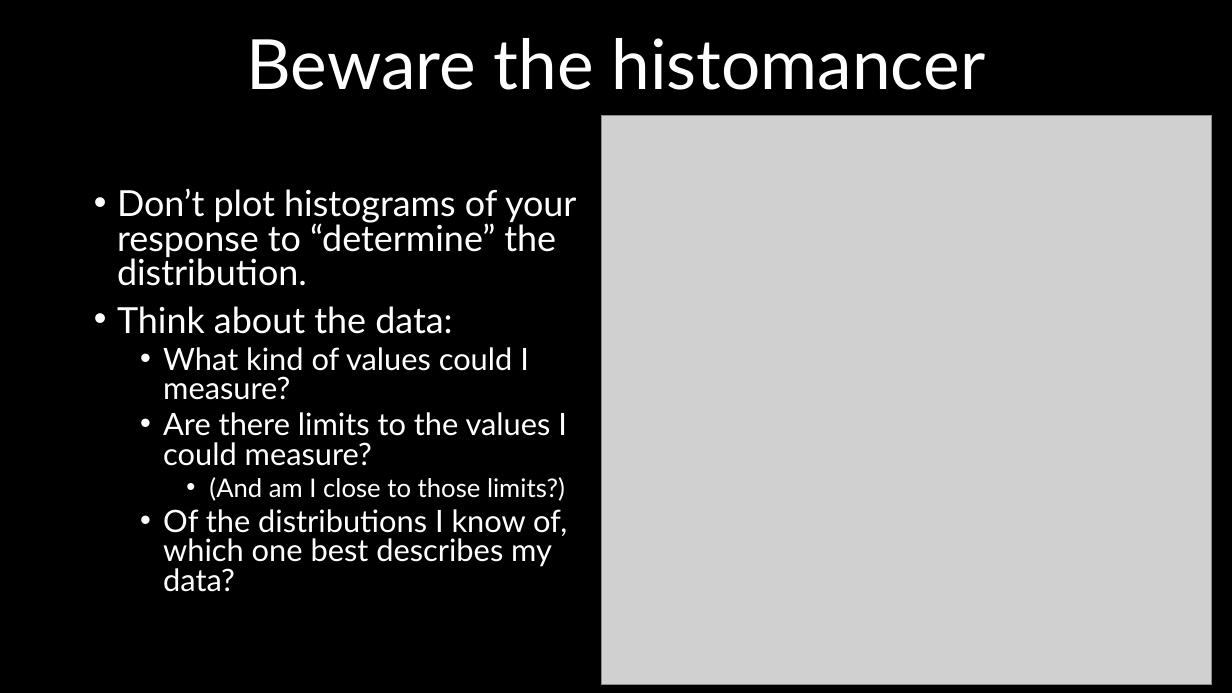
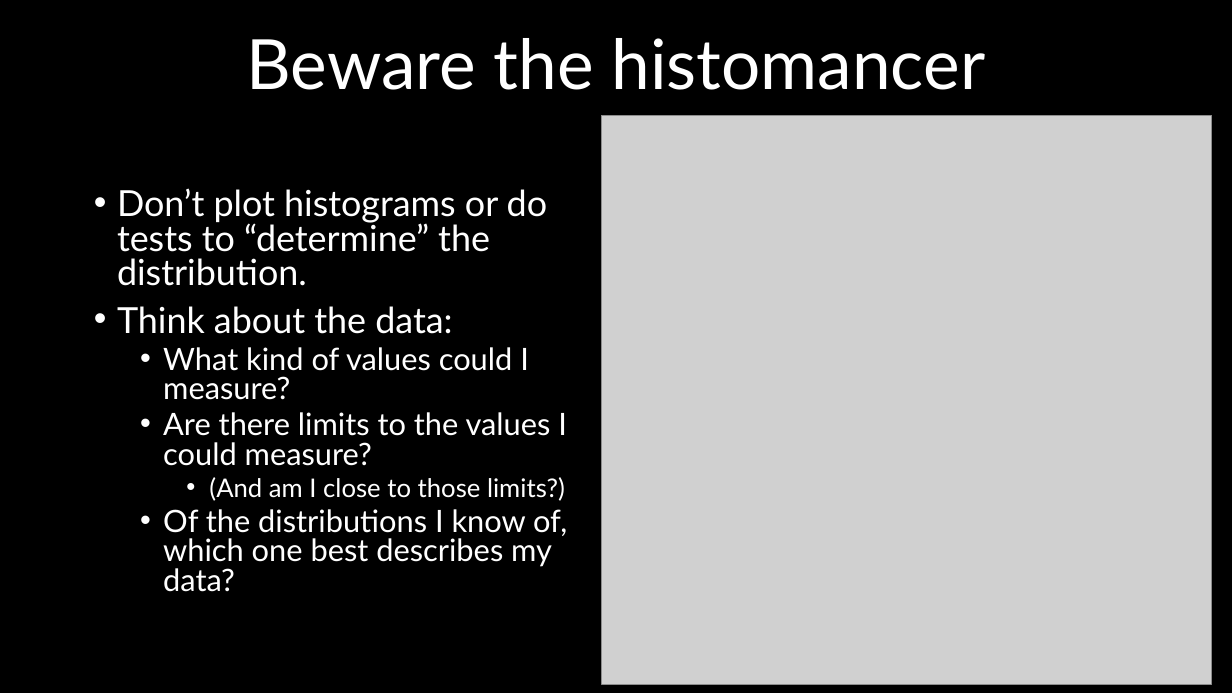
Before and after one commit to DeonRoos/stats-for-biologists, a slide deck: slide 17 of Lectures/Lecture 01.2 Introduction to linear models.pptx (slide 16 before the commit). Drawn at 1232x693 pixels with LibreOffice and Linux fonts; fonts in the diff are those of the drawing; grey boxes stand for pictures. Boxes give left, top, right and bottom in pixels: in the first picture for what was removed or moved away, otherwise in the second. Text is boxed around its words. In the diff, an @@ line names an element or a change of style, - is before the commit and + after.

```diff
--- a/Lectures/Lecture 01.2 Introduction to linear models.pptx
+++ b/Lectures/Lecture 01.2 Introduction to linear models.pptx
@@ text at <box>117,188,548,286</box>: text changed @@
-• Don’t plot histograms of your response to “determine” the distribution.
+• Don’t plot histograms or do tests to “determine” the distribution.
```
Also in this commit, not shown: 6 other slides changed, 4 slides added, 7 slides removed, 12 other files.
